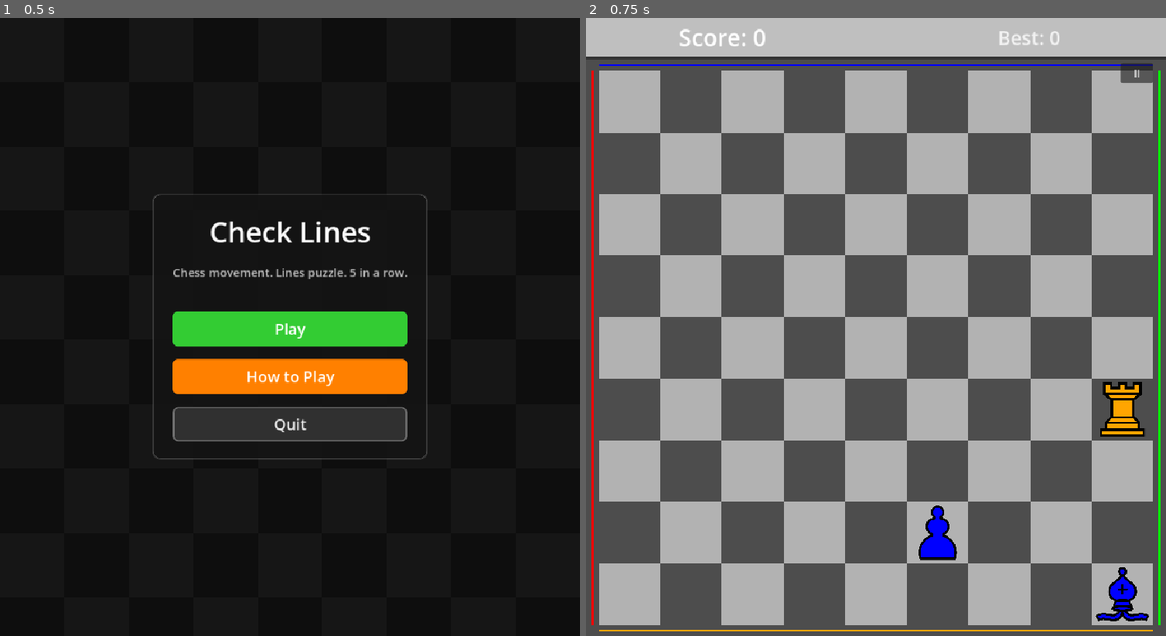
Above: before the commit, frames 1-2 (left to right).
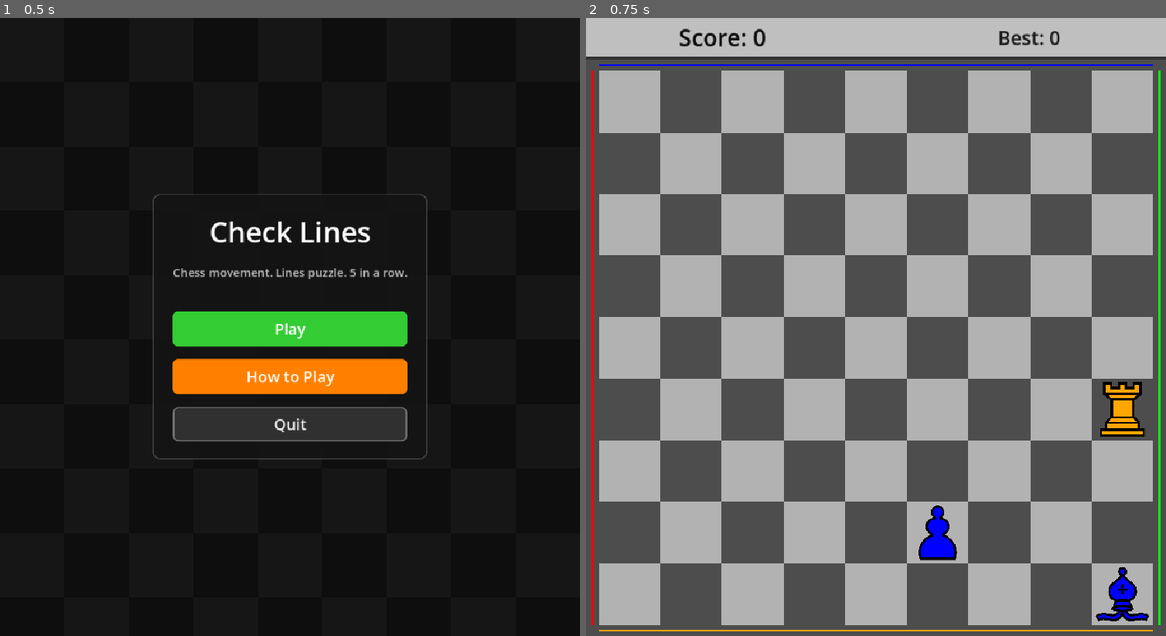
Above: after the commit, the same moments.

Repository: abudarevsky/checklines
Game: Godot game, scene res://scenes/ui/MainMenu.tscn
Two runs of this game, one before a commit and one after it. Both use one fixed random seed, a clock stepped at 60 frames per second and the inputs below.
Inputs:
- Up to frame 1 (0.5 s): no input
- Up to frame 2 (0.75 s): click "Play" at 0.5 s

Frame 1 is identical in both runs. In frame 2, 0.5% of the frame differs, in the area x 16-98%, y 1-11%.

Commit message:
Configure Android export and polish game UI

Diff:
--- a/project.godot
+++ b/project.godot
@@ -13,7 +13,7 @@
 config/name="Check Lines"
 run/main_scene="res://scenes/ui/MainMenu.tscn"
 config/features=PackedStringArray("4.6", "Forward Plus")
-config/icon="res://icon.svg"
+config/icon="res://assets/icons/checklines_app_icon.png"
 
 [autoload]
 
--- a/scenes/board/GameBoard.tscn
+++ b/scenes/board/GameBoard.tscn
@@ -54,7 +54,9 @@
 layout_mode = 2
 size_flags_horizontal = 3
 size_flags_stretch_ratio = 1.0
-theme_override_colors/font_color = Color(1, 1, 1, 1)
+theme_override_colors/font_color = Color(0.05, 0.05, 0.05, 1)
+theme_override_constants/outline_size = 2
+theme_override_colors/font_outline_color = Color(0.25, 0.25, 0.25, 0.35)
 theme_override_font_sizes/font_size = 36
 text = "Score: 0"
 horizontal_alignment = 1
@@ -63,7 +65,9 @@
 layout_mode = 2
 size_flags_horizontal = 3
 size_flags_stretch_ratio = 1.0
-theme_override_colors/font_color = Color(1, 1, 1, 0.8)
+theme_override_colors/font_color = Color(0.05, 0.05, 0.05, 0.92)
+theme_override_constants/outline_size = 2
+theme_override_colors/font_outline_color = Color(0.25, 0.25, 0.25, 0.3)
 theme_override_font_sizes/font_size = 30
 text = "Best: 0"
 horizontal_alignment = 1
@@ -75,18 +79,6 @@
 anchor_bottom = 1.0
 grow_horizontal = 2
 grow_vertical = 2
-
-[node name="PauseButton" type="Button" parent="CanvasLayer/UI"]
-layout_mode = 1
-anchors_preset = 1
-anchor_left = 1.0
-anchor_right = 1.0
-offset_left = -70.0
-offset_top = 70.0
-offset_right = -20.0
-offset_bottom = 100.0
-grow_horizontal = 0
-text = "II"
 
 [node name="GameOverPanel" type="PanelContainer" parent="CanvasLayer/UI"]
 visible = false
--- a/scripts/board/BoardManager.gd
+++ b/scripts/board/BoardManager.gd
@@ -424,12 +424,48 @@
 				empty.append(pos)
 	return empty
 
+func has_king_of_color(color: GameManager.PieceColor) -> bool:
+	for piece in board.values():
+		if piece.piece_type == GameManager.PieceType.KING and piece.piece_color == color:
+			return true
+	return false
+
+func _get_available_king_colors() -> Array:
+	var available_colors: Array = []
+	for color in GameManager.PieceColor.values():
+		if not has_king_of_color(color):
+			available_colors.append(color)
+	return available_colors
+
+func resolve_spawn_piece_data(piece_type, color) -> Dictionary:
+	if piece_type != GameManager.PieceType.KING:
+		return {"piece_type": piece_type, "color": color}
+
+	var available_king_colors := _get_available_king_colors()
+	if not available_king_colors.is_empty():
+		available_king_colors.shuffle()
+		return {"piece_type": piece_type, "color": available_king_colors[0]}
+
+	return {"piece_type": GameManager.PieceType.PAWN, "color": color}
+
+func get_random_spawn_piece_data() -> Dictionary:
+	var piece_type = GameManager.get_random_piece_type()
+	var color = GameManager.get_random_piece_color()
+
+	var resolved_spawn := resolve_spawn_piece_data(piece_type, color)
+	if resolved_spawn["piece_type"] != GameManager.PieceType.KING:
+		return resolved_spawn
+
+	while piece_type == GameManager.PieceType.KING:
+		piece_type = GameManager.get_random_piece_type()
+
+	return resolve_spawn_piece_data(piece_type, color)
+
 func spawn_random_pieces(count: int):
 	var empty_cells = get_empty_cells()
 	empty_cells.shuffle()
 
 	for i in range(min(count, empty_cells.size())):
 		var cell = empty_cells[i]
-		var piece_type = GameManager.get_random_piece_type()
-		var color = GameManager.get_random_piece_color()
-		add_piece(piece_type, color, cell)
+		var spawn_data: Dictionary = get_random_spawn_piece_data()
+		add_piece(spawn_data["piece_type"], spawn_data["color"], cell)
--- a/scripts/board/GameBoard.gd
+++ b/scripts/board/GameBoard.gd
@@ -3,13 +3,11 @@
 @onready var board_manager = $BoardManager
 @onready var score_label: Label = $CanvasLayer/ScoreHBox/ScoreLabel
 @onready var high_score_label: Label = $CanvasLayer/ScoreHBox/HighScoreLabel
-@onready var pause_button: Button = $CanvasLayer/UI/PauseButton
 @onready var game_over_panel: Control = $CanvasLayer/UI/GameOverPanel
 @onready var game_over_score_label: Label = $CanvasLayer/UI/GameOverPanel/VBox/FinalScoreLabel
 @onready var restart_button: Button = $CanvasLayer/UI/GameOverPanel/VBox/RestartButton
 @onready var main_menu_button: Button = $CanvasLayer/UI/GameOverPanel/VBox/MainMenuButton
 
-var is_paused: bool = false
 var is_processing_move: bool = false
 var chain_animation_tween: Tween
 
@@ -30,7 +28,6 @@
 	GameManager.game_over.connect(_on_game_over)
 	restart_button.pressed.connect(_on_restart_pressed)
 	main_menu_button.pressed.connect(_on_main_menu_pressed)
-	pause_button.pressed.connect(_on_pause_pressed)
 	get_viewport().size_changed.connect(_on_viewport_size_changed)
 
 func _on_viewport_size_changed():
@@ -53,17 +50,7 @@
 
 func _input(event):
 	if event.is_action_pressed("ui_cancel"):
-		_toggle_pause()
-
-func _toggle_pause():
-	if game_over_panel.visible:
 		return
-	is_paused = not is_paused
-	get_tree().paused = is_paused
-	pause_button.text = ">" if is_paused else "II"
-
-func _on_pause_pressed():
-	_toggle_pause()
 
 func _initialize_game():
 	board_manager.board_size = GameManager.board_size
@@ -87,9 +74,8 @@
 
 		empty_cells.shuffle()
 		var cell = empty_cells[0]
-		var piece_type = GameManager.get_random_piece_type()
-		var color = GameManager.get_random_piece_color()
-		board_manager.add_piece(piece_type, color, cell)
+		var spawn_data: Dictionary = board_manager.get_random_spawn_piece_data()
+		board_manager.add_piece(spawn_data["piece_type"], spawn_data["color"], cell)
 
 func _on_capture_made(_piece, _target):
 	AudioManager.play_sound("capture")
Binary file added: assets/icons/checklines_adaptive_background.png
Binary file added: assets/icons/checklines_adaptive_foreground.png
Binary file added: assets/icons/checklines_app_icon.png
Not shown, changed: export_presets.cfg
